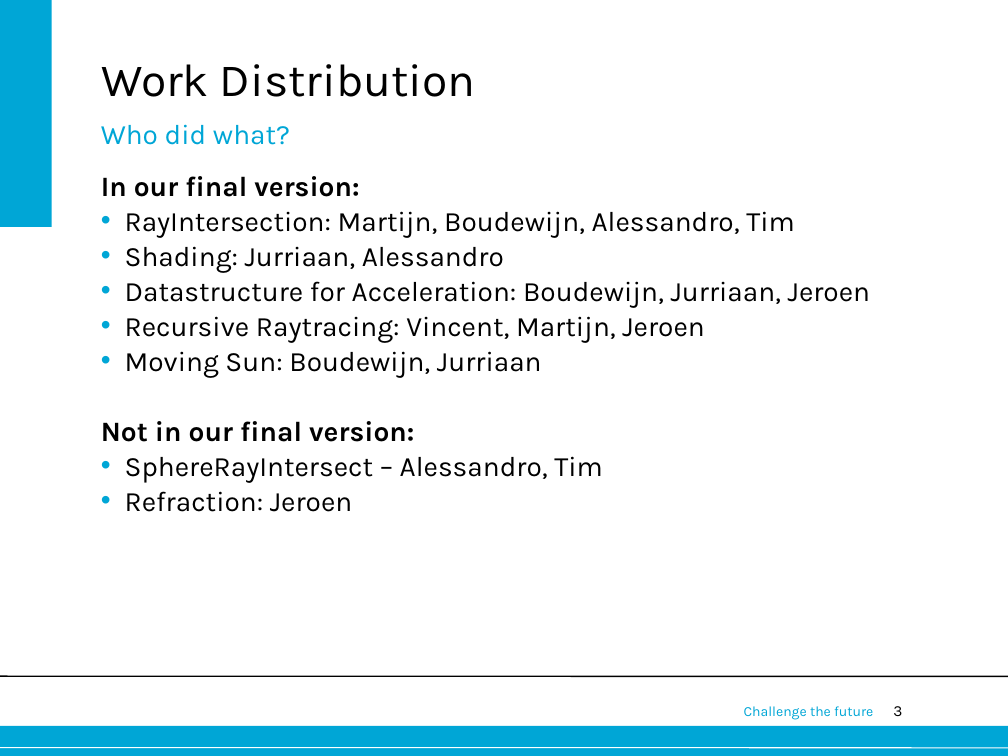
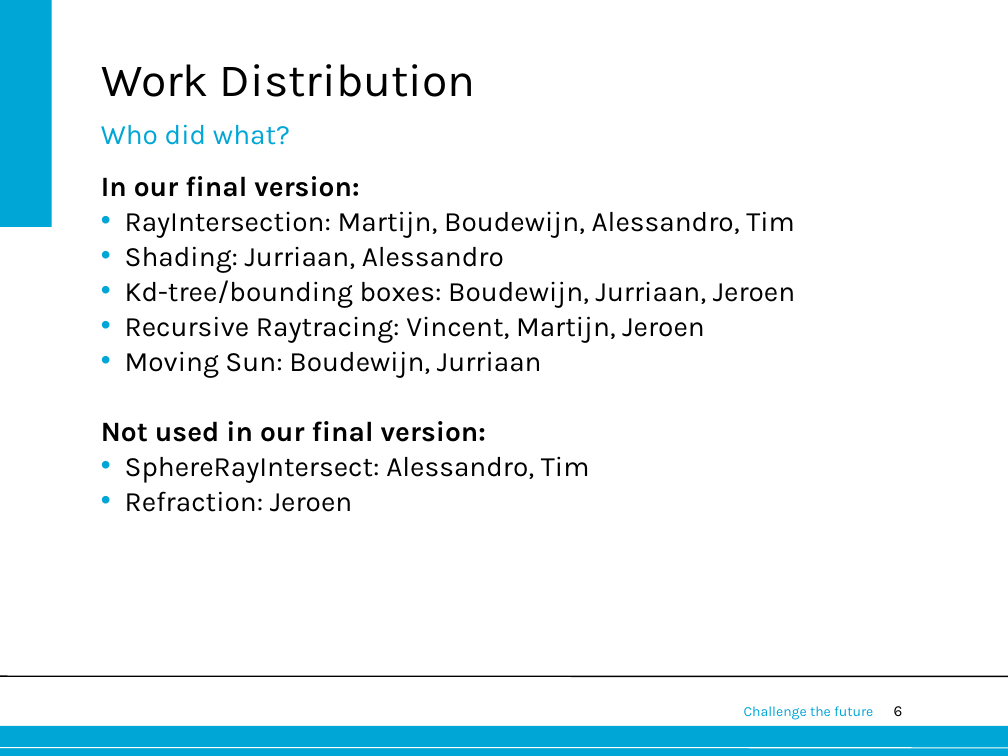
Before and after one commit to Boudewijn26/Computer-Graphics-group-17, a slide deck: slide 6 of docs/Presentation.ppt (slide 3 before the commit). Drawn at 1008x756 pixels with LibreOffice and Linux fonts; fonts in the diff are those of the drawing; background and template pictures are left out. Boxes give left, top, right and bottom in pixels: in the first picture for what was removed or moved away, otherwise in the second. Text is boxed around its words. In the diff, an @@ line names an element or a change of style, - is before the commit and + after.

```diff
--- a/docs/Presentation.ppt
+++ b/docs/Presentation.ppt
@@ text at bbox=[125, 280, 795, 308]: text changed @@
-• Datastructure for Acceleration: Boudewijn, Jurriaan, Jeroen
+• Kd-tree/bounding boxes: Boudewijn, Jurriaan, Jeroen
@@ text at bbox=[101, 421, 590, 483]: text changed @@
-Not in our final version:
-• SphereRayIntersect – Alessandro, Tim
+Not used in our final version:
+• SphereRayIntersect: Alessandro, Tim
@@ page number at bbox=[894, 706, 903, 716]: text changed @@
-3
+6
```
Also in this commit, not shown: 2 other slides changed, 1 slide added, 3 slides removed.
